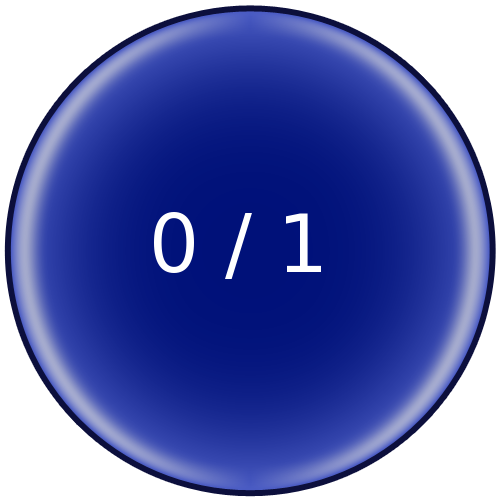
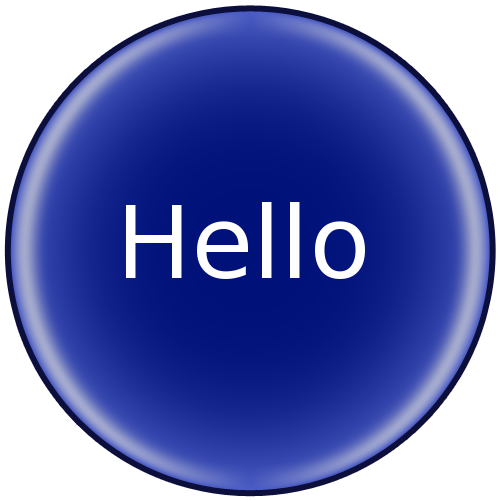
Layered file, before and after one edit (500 x 500). Changes by layer:
added layer "Hello" above "0 / 1" over [126, 202, 365, 279]
hid "0 / 1" over [154, 212, 321, 279]
